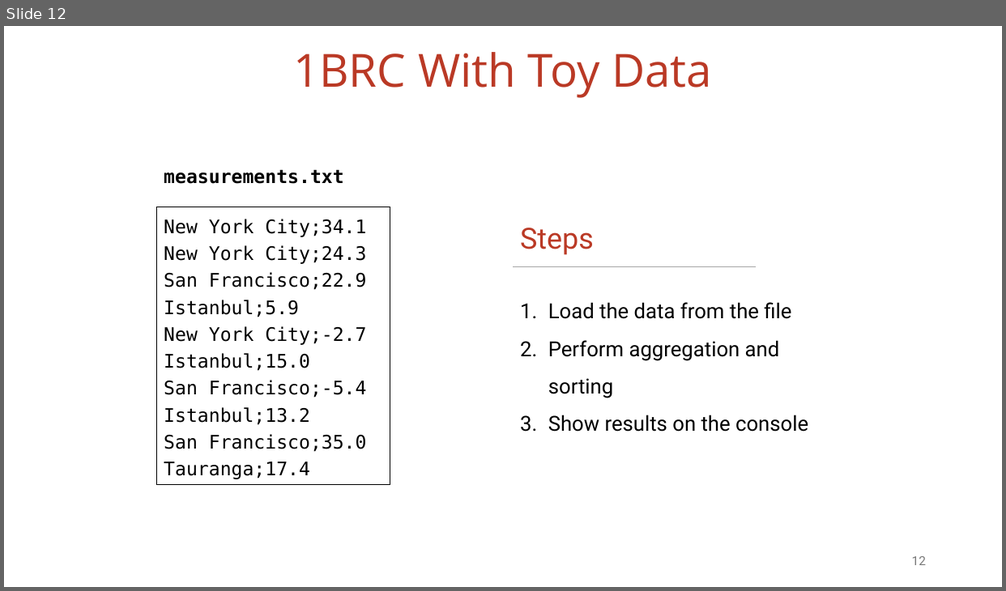
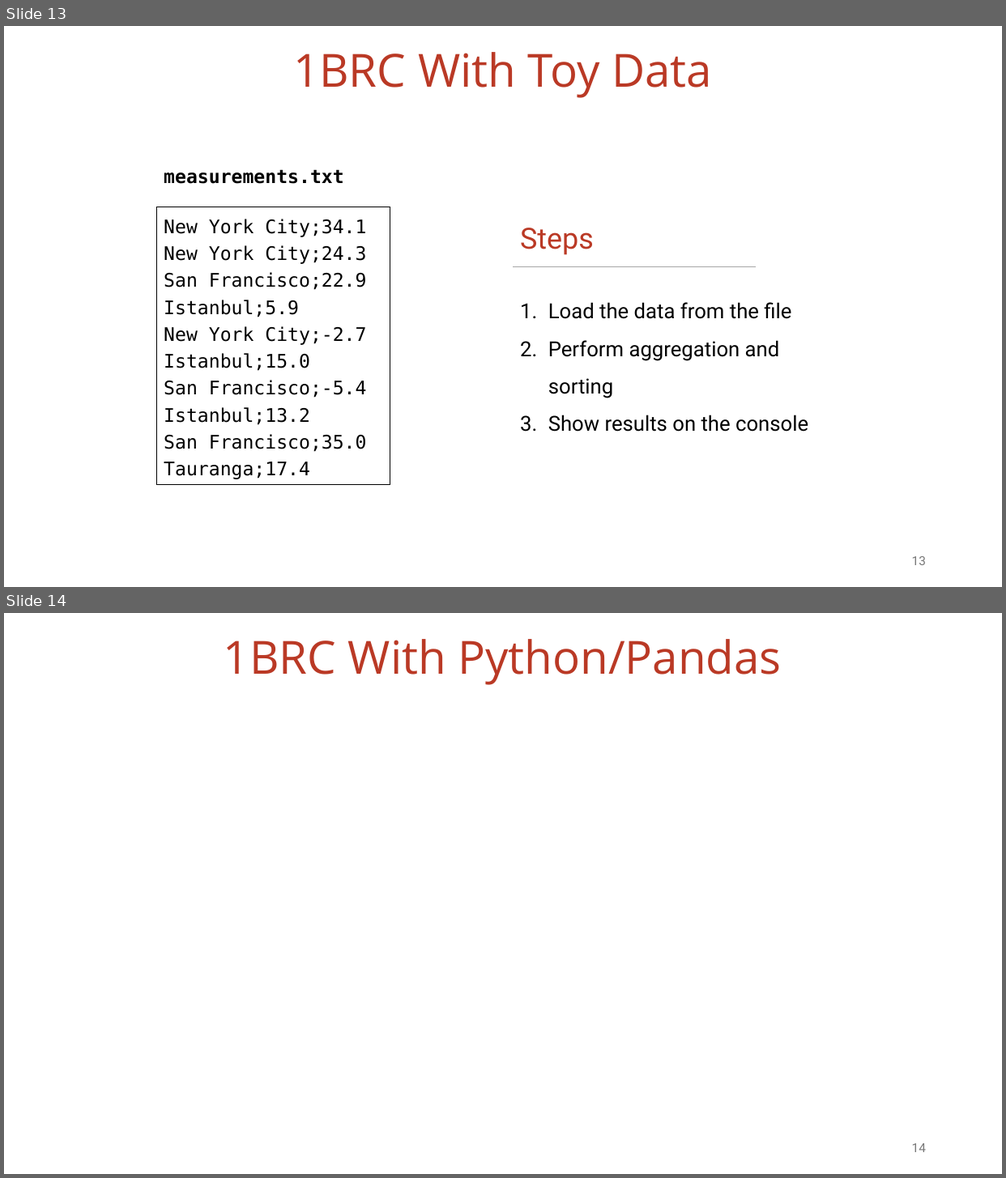
Before and after one commit to vmzakharov/missing-dataframe-talk, a slide deck: presentation/Missing_Dataframe_Long.pptx. Shown one above the other, each under a label of ours: slide 12 before the commit, slides 13 and 14 after it. The pictures are 1006x591 and 1006x1178 pixels, drawn with LibreOffice and Linux fonts; fonts in the diff are those of the drawing. Boxes give left, top, right and bottom in pixels: in the first picture for what was removed or moved away, otherwise in the second. Text is boxed around its words. In the diff, an @@ line names an element or a change of style, - is before the commit and + after.

```diff
--- a/presentation/Missing_Dataframe_Long.pptx
+++ b/presentation/Missing_Dataframe_Long.pptx
@@ slide 14 added at bbox=[4, 613, 1002, 1174], background #FFFFFF @@
@@ title added at bbox=[224, 639, 782, 685], 44 pt, text #BA3925 @@
+1BRC With Python/Pandas
@@ page number added at bbox=[912, 1144, 926, 1152], 12 pt, text #797979 @@
+14
@@ what was slide 12 is now slide 13 @@
@@ page number at bbox=[912, 557, 926, 565]: text changed @@
-12
+13
```
Also in this commit, not shown: 3 slides changed, 6 other slides added, 1 other file.
